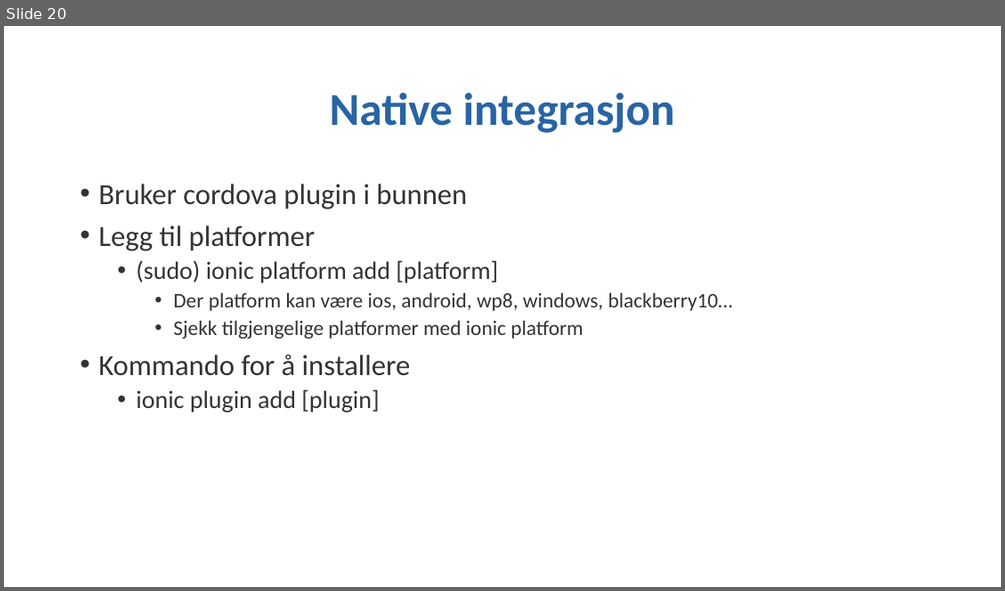
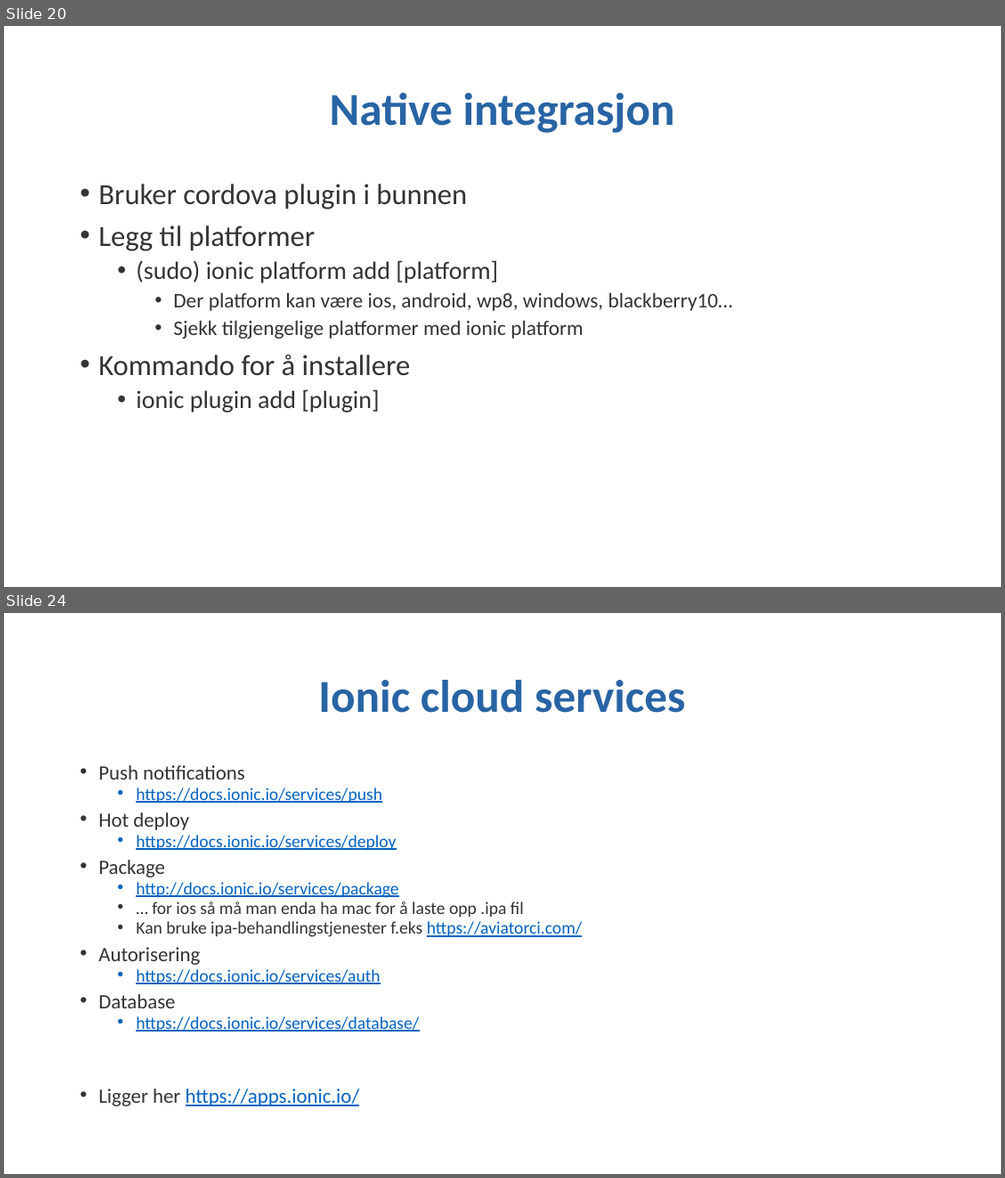
Before and after one commit to stiasta/foredrag, a slide deck: Ionic 2 workshop/Ionic 2 workshop.pptx. Shown one above the other, each under a label of ours: slide 20 before the commit, slides 20 and 24 after it; the slides between them are not shown. The pictures are 1005x591 and 1005x1178 pixels, drawn with LibreOffice and Linux fonts; fonts in the diff are those of the drawing; background and template pictures are left out. Boxes give left, top, right and bottom in pixels: in the first picture for what was removed or moved away, otherwise in the second. Text is boxed around its words. In the diff, an @@ line names an element or a change of style, - is before the commit and + after.

```diff
--- a/Ionic 2 workshop/Ionic 2 workshop.pptx
+++ b/Ionic 2 workshop/Ionic 2 workshop.pptx
@@ slide 24 added at (4, 613, 1001, 1174), background #FFFFFF @@
@@ title added at (318, 680, 685, 713), 44 pt, text #2864A5, bold @@
+Ionic cloud services
@@ text added at (98, 765, 582, 1106), 16.8 pt, text #0563C1, underline @@
+• Push notifications
+  • https://docs.ionic.io/services/push
+• Hot deploy
+  • https://docs.ionic.io/services/deploy
+• Package
+  • http://docs.ionic.io/services/package
+  • … for ios så må man enda ha mac for å laste opp .ipa fil
+  • Kan bruke ipa-behandlingstjenester f.eks https://aviatorci.com/
+• Autorisering
+  • https://docs.ionic.io/services/auth
+• Database
+  • https://docs.ionic.io/services/database/
+• Ligger her https://apps.ionic.io/
```
Also in this commit, not shown: 3 slides changed, 5 other slides added, 1 slide removed.
